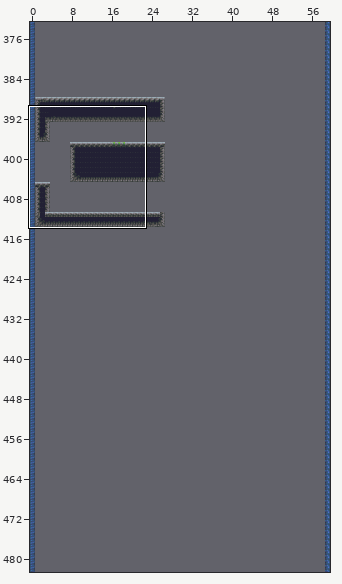
Tiled map: assets/Maps/map1.tmx. Above, an overview of the earlier version with the close-up marked.
Close-up. Old version:
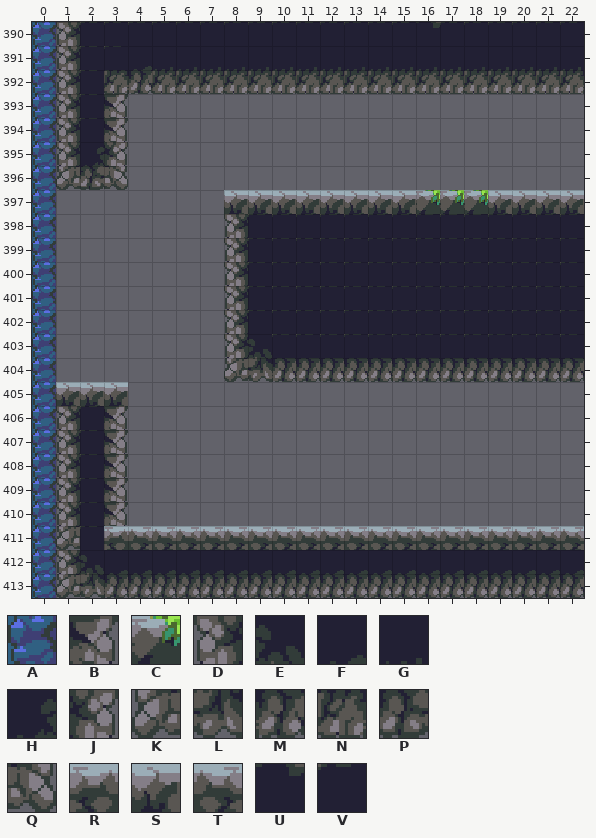
Cells are 16x16 px. Shown: x 0..22, y 390..413.
Key: from "Jungle_terrain": A 32, B 143, C 345, D 910, E 911, F 912, G 913, H 914, J 915, K 966, L 967, M 968, N 969, P 970, Q 971, R 1233, S 1234, T 1236, U 1290, V 1291.
_ is an empty cell.
Layers that did not change in this view are not listed.
Layer "Tile Layer 1" before, first column x 0:
390 ADVVVVVVVVVVVVVVUVVVVVV
391 ADVVFGGGGGGGGGGGGGGGGGG
392 ADVNMNNNNNNNNNNNNNNNNNN
393 ADVB___________________
394 ADVB___________________
395 ADHJ___________________
396 AKPQ___________________
397 A_______SSSSSSSSCCCSSSS
398 A_______DVVVVVVVVVVVVVV
399 A_______DVVVVVVVVVVVVVV
400 A_______DVVVVVVVVVVVVVV
401 A_______DVVVVVVVVVVVVVV
402 A_______DVVVVVVVVVVVVVV
403 A_______DEVVVVVVVVVVVVV
404 A_______KLMMMMMMMMMMMMM
405 ASSS___________________
406 ADVB___________________
407 ADVB___________________
408 ADVB___________________
409 ADVB___________________
410 ADVB___________________
411 AKVRTTTTTTTTTTTTTTTTTTT
412 ADEFFFFFFFFFFFFFFFFFFFF
413 AKLMMMMMMMMMMMMMMMMMMMM
Now the later version:
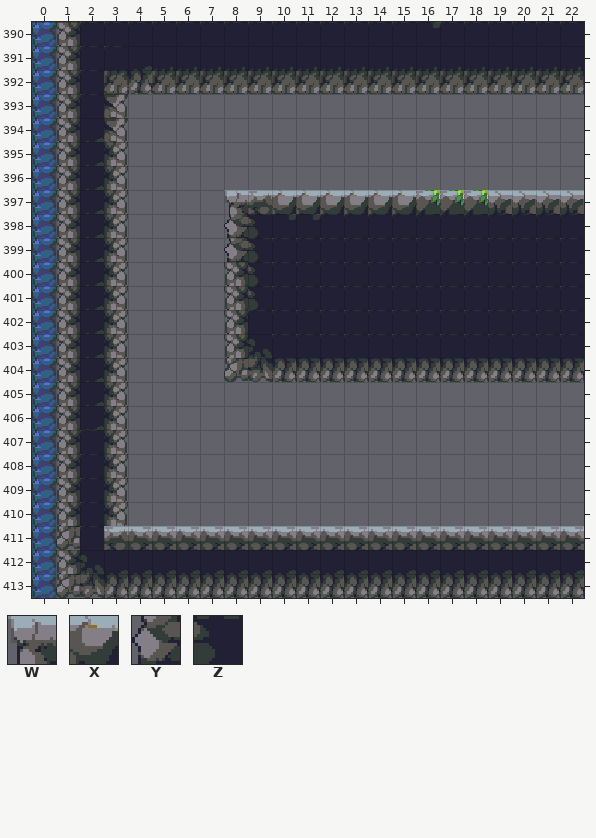
Further tiles: from "Jungle_terrain": W 1232, X 1235, Y 1288, Z 1289.
From old to new:
Changed rows in their new state; . is an unchanged cell.
Layer "Tile Layer 1":
first column x 1:
394 .F.............
395 .F.............
396 DFJ............
397 DFJ....WRXXXXXX
398 DFJ....YZUU....
399 DFJ....YZ......
400 DFJ.....Z......
401 DFJ.....Z......
402 DFJ............
403 DFJ............
404 DFJ............
405 DFJ............
406 .FJ............
407 ..J............
408 ..J............
409 ..J............
410 ..J............
Boxes around the changes in both close-ups, in picture pixels (x1, y1, x2, y2):
changed: (56, 118, 128, 526)
changed: (224, 190, 416, 310)
